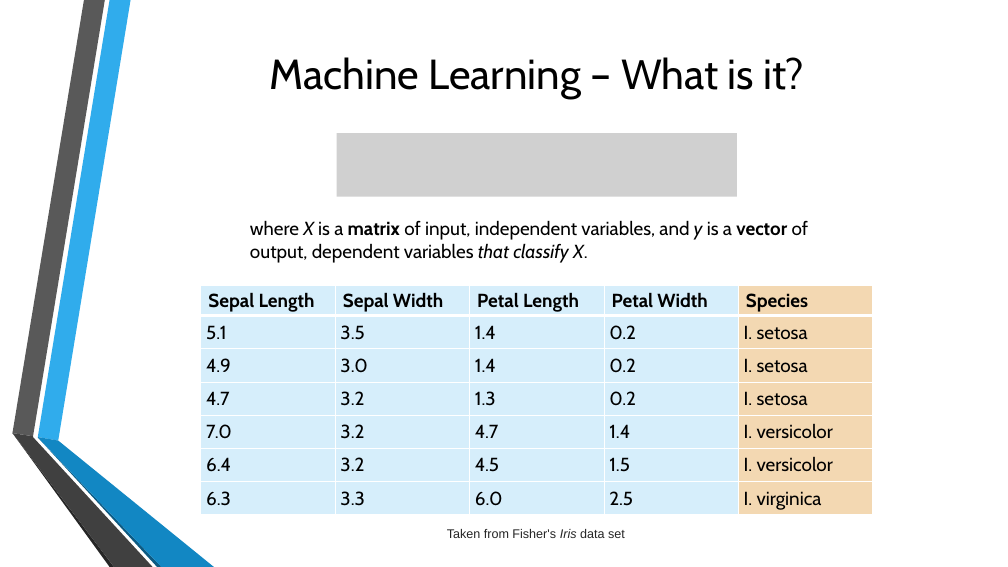
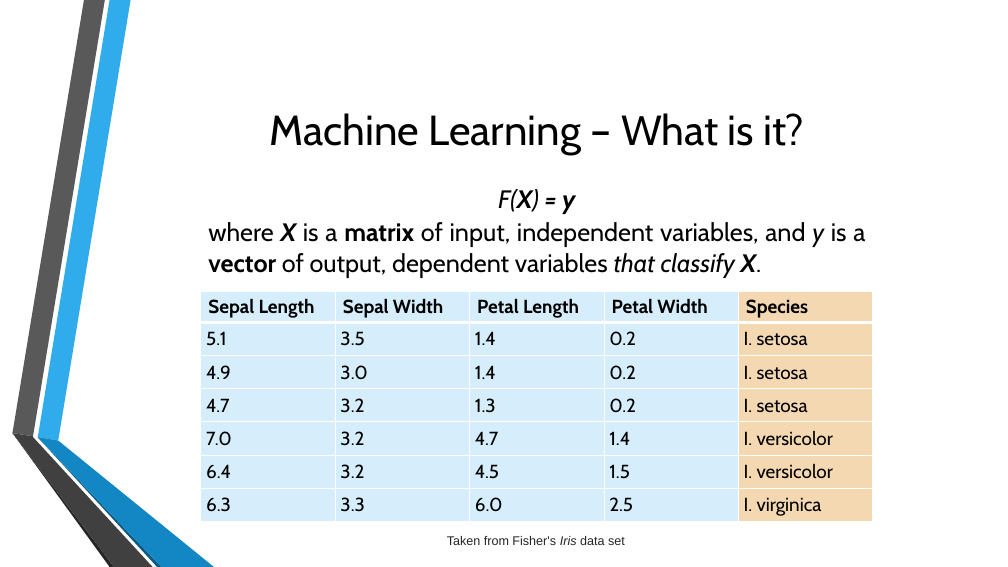
Before and after one commit to samuelsenior/ML_Intro, a slide deck: slide 5 of ML_Tools.pptx. Drawn at 1008x567 pixels with LibreOffice and Linux fonts; fonts in the diff are those of the drawing; grey boxes stand for pictures; background and template pictures are left out. Boxes give left, top, right and bottom in pixels: in the first picture for what was removed or moved away, otherwise in the second. Text is boxed around its words. In the diff, an @@ line names an element or a change of style, - is before the commit and + after.

```diff
--- a/ML_Tools.pptx
+++ b/ML_Tools.pptx
@@ title "Machine Learning – What is ...": place and size @@
-title "Machine Learning – What is ..." at [270, 57, 804, 99]
+title "Machine Learning – What is ..." at [270, 113, 804, 155]
@@ picture removed at [337, 133, 737, 197] @@
@@ text added at [498, 189, 575, 214], 24 pt, text #000000, italic @@
+F(X) = y
@@ text "where X is a matrix ...": place and size @@
-text "where X is a matrix ..." at [250, 220, 809, 263]
+text "where X is a matrix ..." at [208, 222, 865, 278]
@@ text "where X is a matrix ..." at [208, 222, 865, 278]: size 18 to 24 pt; bold on in "X X."; alignment left to justified @@
@@ table: place and size @@
-table at [201, 285, 874, 515]
+table at [201, 292, 874, 522]
@@ text "Taken from Fisher's Iris data ...": place and size @@
-text "Taken from Fisher's Iris data ..." at [447, 529, 625, 538]
+text "Taken from Fisher's Iris data ..." at [447, 536, 625, 545]
```
Also in this commit, not shown: 7 other slides changed, 20 slides added.
